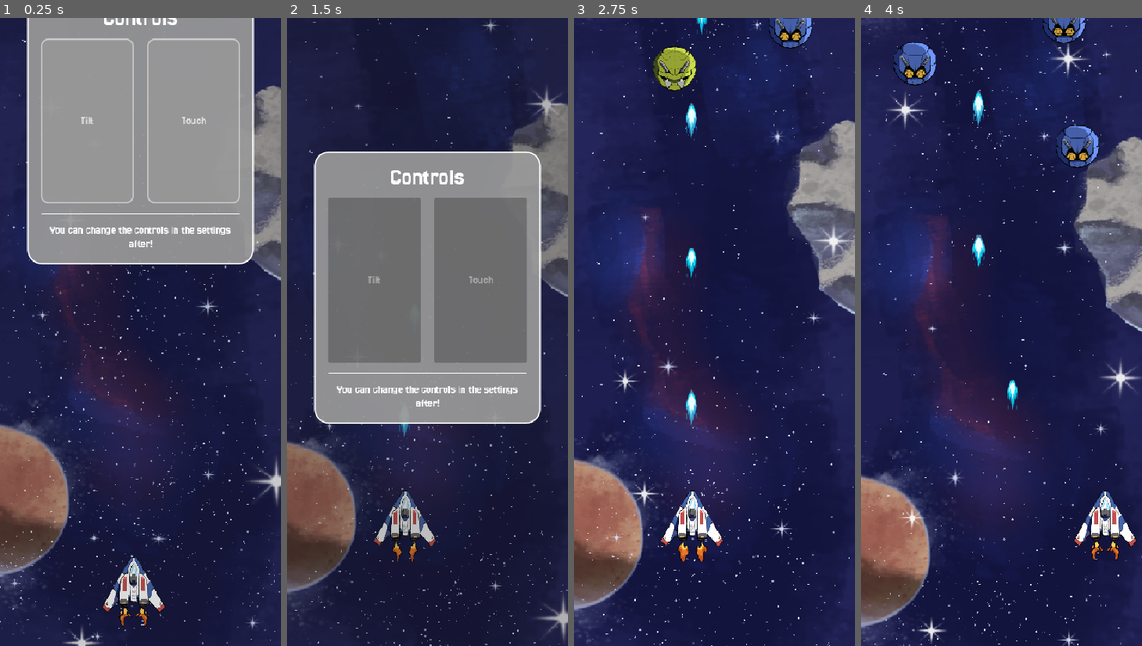
Above: before the commit, frames 1-4 (left to right).
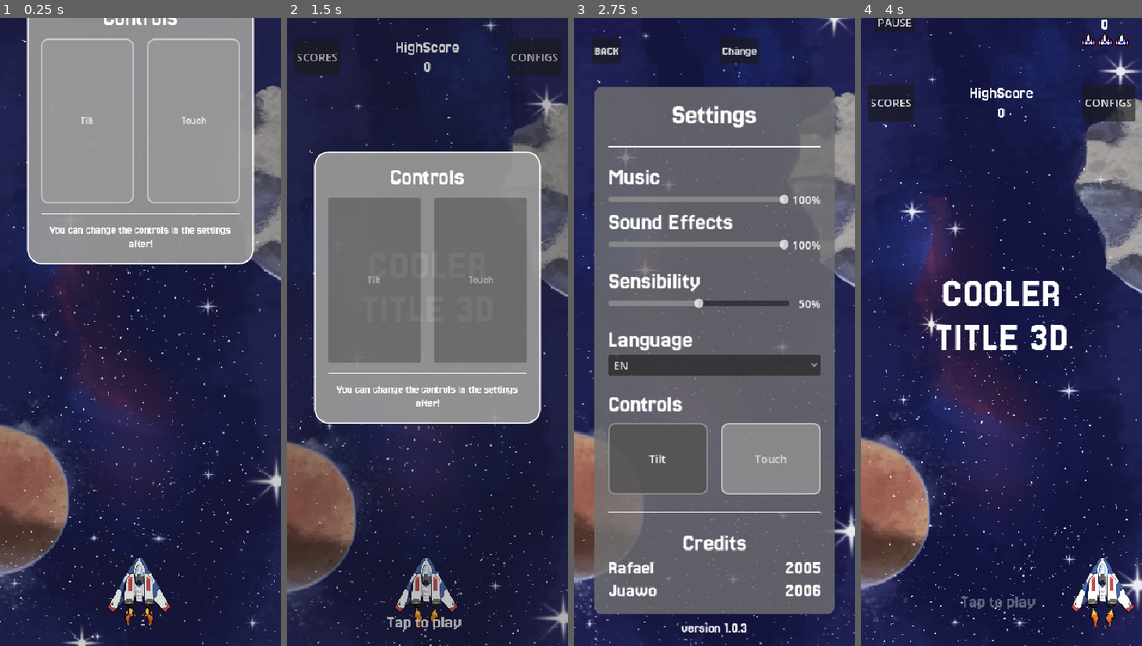
Above: after the commit, the same moments.

Repository: Juawo/space-shooter
Game: Godot game, scene res://scenes/ui/boot_scene/boot_scene.tscn
Two runs of this game, one before a commit and one after it. Both use one fixed random seed, a clock stepped at 60 frames per second and the inputs below. The engine's default icon, where the game draws it, is replaced by a stand-in: a white triangle on a blue panel in a dark square.
Inputs (mouse positions are in pixels of both pictures, inside the frame that each line leads up to):
- Up to frame 1 (0.25 s): no input
- Up to frame 2 (1.5 s): click "Tilt" at 0.5 s; click (317, 55) at 1.25 s, where only the run after the commit has a clickable "SCORES"
- Up to frame 3 (2.75 s): click (821, 55) at 2 s, where only the run after the commit has a clickable "CONFIGS"
- Up to frame 4 (4 s): click (894, 49) at 2.75 s, where only the run after the commit has a clickable "BACK"; tap Enter at 3.5 s; move the mouse to (1063, 300) at 3.52 s; hold Right (ui_right) from 3.53 s (still down); click (1063, 300) at 3.67 s

The runs differ from the first frame. In frame 1, 1.2% of the frame differs, in the area x 36-61%, y 85-97%; in frame 2, 3.7%; in frame 3, 77%, in the area x 0-100%, y 0-100%; in frame 4, 23%.
Error before the commit: Parse Error: Preload file "uid://n0pifq8gemk8" does not exist. (res://scripts/game/sound-manager.gd:21)

Commit message:
feat: update audio effects and enhance sound management system

Diff:
--- a/default_bus_layout.tres
+++ b/default_bus_layout.tres
@@ -1,20 +1,53 @@
 [gd_resource type="AudioBusLayout" format=3 uid="uid://cwg5n8sm871xe"]
 
-[sub_resource type="AudioEffectLowPassFilter" id="AudioEffectLowPassFilter_j3pel"]
-resource_name = "LowPassFilter"
+[sub_resource type="AudioEffectCompressor" id="AudioEffectCompressor_j3pel"]
+resource_name = "Compressor"
+threshold = -6.0
+ratio = 3.0
+
+[sub_resource type="AudioEffectLimiter" id="AudioEffectLimiter_g28q7"]
+resource_name = "Limiter"
+ceiling_db = -0.5
+
+[sub_resource type="AudioEffectStereoEnhance" id="AudioEffectStereoEnhance_j3pel"]
+resource_name = "StereoEnhance"
+time_pullout_ms = 5.0
+surround = 0.14
+
+[sub_resource type="AudioEffectEQ10" id="AudioEffectEQ10_j3pel"]
+resource_name = "EQ10"
+band_db/31_hz = -14.0
+band_db/62_hz = -14.0
+band_db/125_hz = -14.0
+band_db/1000_hz = 3.0
+band_db/2000_hz = 3.0
+band_db/4000_hz = 3.0
+
+[sub_resource type="AudioEffectLimiter" id="AudioEffectLimiter_j3pel"]
+resource_name = "Limiter"
+ceiling_db = -1.0
 
 [resource]
+bus/0/volume_db = 0.04726219
+bus/0/effect/0/effect = SubResource("AudioEffectCompressor_j3pel")
+bus/0/effect/0/enabled = true
+bus/0/effect/1/effect = SubResource("AudioEffectLimiter_g28q7")
+bus/0/effect/1/enabled = true
 bus/1/name = &"Music"
 bus/1/solo = false
 bus/1/mute = false
 bus/1/bypass_fx = false
 bus/1/volume_db = 0.0
 bus/1/send = &"Master"
-bus/1/effect/0/effect = SubResource("AudioEffectLowPassFilter_j3pel")
-bus/1/effect/0/enabled = false
+bus/1/effect/0/effect = SubResource("AudioEffectStereoEnhance_j3pel")
+bus/1/effect/0/enabled = true
 bus/2/name = &"SFX"
 bus/2/solo = false
 bus/2/mute = false
 bus/2/bypass_fx = false
-bus/2/volume_db = 0.0
+bus/2/volume_db = -7.805747
 bus/2/send = &"Master"
+bus/2/effect/0/effect = SubResource("AudioEffectEQ10_j3pel")
+bus/2/effect/0/enabled = true
+bus/2/effect/1/effect = SubResource("AudioEffectLimiter_j3pel")
+bus/2/effect/1/enabled = true
--- a/scripts/game/sound-manager.gd
+++ b/scripts/game/sound-manager.gd
@@ -18,16 +18,18 @@
 const IMPACT_PLATE_HEAVY_002 = preload("uid://djh4d1c0duqwd")
 const IMPACT_PLASMA = preload("uid://brd6o0wpb22g")
 
-const DISPARE_1 = preload("uid://n0pifq8gemk8")
+const DISPARE_1 = preload("uid://byv1ufloq1ih8")
 const DISPARE_2 = preload("uid://24c3los45y4c")
 const DISPARE_3 = preload("uid://bipnd4eks3500")
 const DISPARE_PLASMA = preload("uid://cdhukq3yj11yb")
 
-const EXPLOSION_1 = preload("uid://dfvbd5tjubhch")
+const EXPLOSION_1 = preload("uid://du4vrc8nehoy0")
 const EXPLOSION_2 = preload("uid://c1j0dic36ft6f")
 const EXPLOSION_3 = preload("uid://c0k13ktpdlwy6")
-
-const LIFE_ALARM = preload("uid://vhusj7fpq3um")
+const EXPLOSION_4 = preload("uid://bgbbec6ceokk3")
+const EXPLOSION_B = preload("uid://caxyuk17u1jyo")
+
+const LIFE_ALARM = preload("uid://hpbgmbm8clv6")
 
 const PICK_UP_POWERUP = preload("uid://u0pshwcjwhsc")
 const PICK_UP_SHIELD = preload("uid://bggaccr38nx0v")
@@ -37,6 +39,12 @@
 var music_player : AudioStreamPlayer
 var music_bus_idx : int
 var lowpass_effect_idx := 0
+
+var scroll_up_player : AudioStreamPlayer = null
+var scroll_down_player : AudioStreamPlayer = null
+
+var rng = RandomNumberGenerator.new()
+const EXPLOSION_A = preload("uid://c6e7jqi2by1h6")
 
 func _ready() -> void:
 	process_mode = Node.PROCESS_MODE_ALWAYS
@@ -128,33 +136,45 @@
 		AudioServer.set_bus_mute(bus_index, volume == 0.0)
 
 func play_click() -> void :
-	var rng = RandomNumberGenerator.new()
-	var num = rng.randf_range(1,2)
+	var num = rng.randi_range(1,2)
 	if num == 1 :
 		_play_sfx(CLICK_002)
 	else :
 		_play_sfx(CLICK_003)
 
-func play_scroll(to_up : bool) -> void :
-	if to_up :
-		_play_sfx(SCROLL_UP)
-	else :
-		_play_sfx(SCROLL_DOWN)
+func play_scroll(to_up : bool) -> void:
+	if to_up:
+		# Se o player não existe ou parou de tocar, criamos um novo
+		if scroll_up_player == null or not scroll_up_player.playing:
+			scroll_up_player = AudioStreamPlayer.new()
+			scroll_up_player.stream = SCROLL_UP
+			scroll_up_player.bus = "SFX"
+			add_child(scroll_up_player)
+			scroll_up_player.play()
+			# Limpa da memória quando terminar
+			scroll_up_player.finished.connect(func(): scroll_up_player.queue_free())
+	else:
+		if scroll_down_player == null or not scroll_down_player.playing:
+			scroll_down_player = AudioStreamPlayer.new()
+			scroll_down_player.stream = SCROLL_DOWN
+			scroll_down_player.bus = "SFX"
+			add_child(scroll_down_player)
+			scroll_down_player.play()
+			scroll_down_player.finished.connect(func(): scroll_down_player.queue_free())
 
 func play_impact() -> void :
-	var rng = RandomNumberGenerator.new()
-	var num = rng.randf_range(1,2)
+	var num = rng.randi_range(1,2)
 	if num == 1 :
 		_play_sfx(IMPACT_PLATE_HEAVY_001)
 	else :
 		_play_sfx(IMPACT_PLATE_HEAVY_002)
 
-func play_dispare() -> void :
-	var rng = RandomNumberGenerator.new()
-	var num = rng.randf_range(1,3)
+func play_dispare_player() -> void :
+	_play_sfx(DISPARE_1)
+
+func play_dispare_enemies() -> void:
+	var num = rng.randi_range(1,2)
 	if num == 1 :
-		_play_sfx(DISPARE_1)
-	elif num == 2 :
 		_play_sfx(DISPARE_2)
 	else :
 		_play_sfx(DISPARE_3)
@@ -165,15 +185,28 @@
 func play_impact_plasma() -> void :
 	_play_sfx(IMPACT_PLASMA)
 
-func play_explosion() -> void :
-	var rng = RandomNumberGenerator.new()
-	var num = rng.randf_range(1,3)
-	if num == 1 :
-		_play_sfx(EXPLOSION_1)
-	elif num == 2 :
-		_play_sfx(EXPLOSION_2)
-	else :
-		_play_sfx(EXPLOSION_3)
+func play_explosion() -> void:
+	var num = rng.randi_range(1, 3)
+	var stream
+	match num :
+		1 : stream = EXPLOSION_A
+		2 : stream = EXPLOSION_B
+		3 : stream = EXPLOSION_3
+		4 : stream = EXPLOSION_4
+		_ : stream = EXPLOSION_4
+
+
+	var sfx_player = AudioStreamPlayer.new()
+	sfx_player.stream = stream
+	sfx_player.bus = "SFX"
+
+	# O PULO DO GATO: Aumenta o tom de forma sutil (entre 1.1 e 1.3)
+	# Isso deixa a explosão mais "estalada" e perceptível em alto-falantes de celular
+	sfx_player.pitch_scale = rng.randf_range(1.1, 1.3)
+
+	add_child(sfx_player)
+	sfx_player.play()
+	sfx_player.finished.connect(func(): sfx_player.queue_free())
 
 func play_life_alarm() -> void :
 	_play_sfx(LIFE_ALARM)
Not shown, changed: export_presets.cfg
